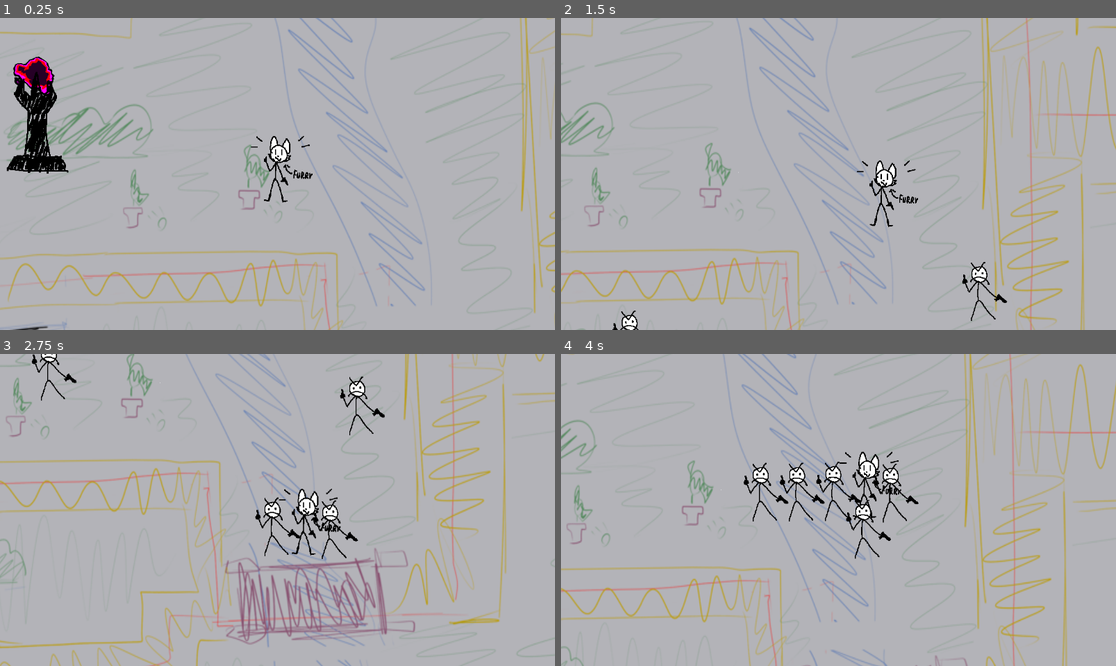
Above: before the commit, frames 1-4 (two rows, left to right).
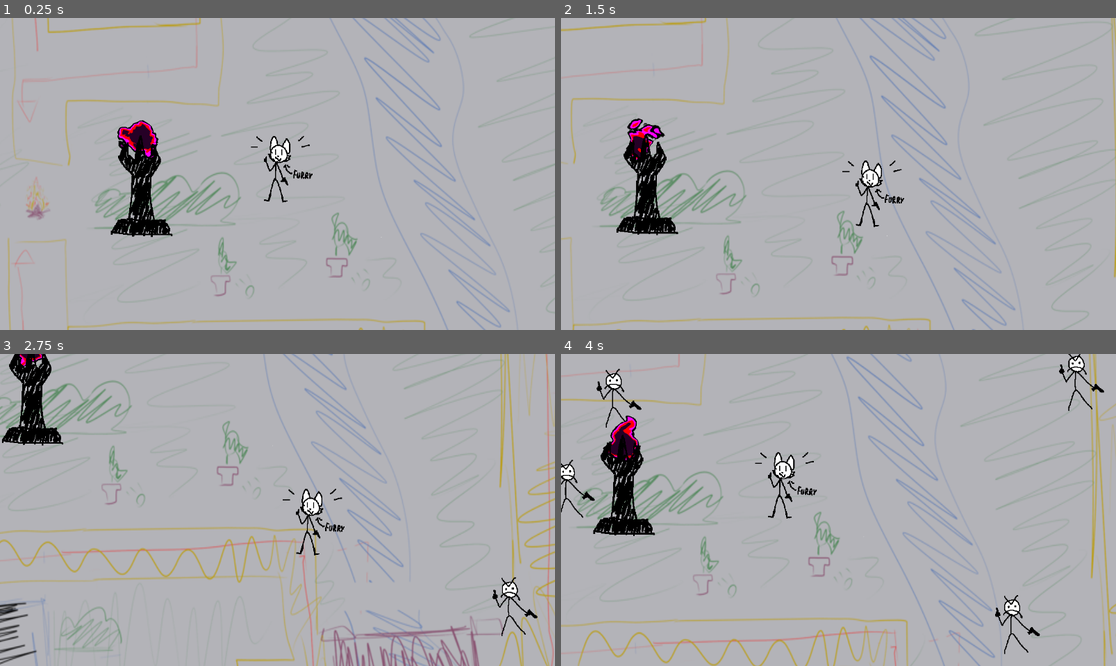
Above: after the commit, the same moments.

Repository: ndvrxd/cultism
Game: Godot game, scene res://scenes/world.tscn
The game is run twice, just before and just after one commit, with the same random seed, the same clock (stepped at 60 frames per second) and the same inputs.
Inputs:
- Up to frame 1 (0.25 s): no input
- Up to frame 2 (1.5 s): hold D (right) 0.53-1.28 s; hold S (down) from 1.28 s (still down)
- Up to frame 3 (2.75 s): release S (down) at 2.03 s; hold D (right) from 2.03 s (still down)
- Up to frame 4 (4 s): release D (right) at 2.78 s; hold W (up) 2.78-3.53 s; hold A (left) from 3.53 s (still down)

The runs differ from the first frame. In frame 1, 14% of the frame differs, in the area x 0-100%, y 0-100%; in frame 2, 14%; in frame 3, 21%; in frame 4, 17%.

Commit message:
Collisions added
Added collisions, this is right after riffs commit with fixed player and enemy movement

Diff:
--- a/cult-game-version-0.1/objects/enemy.tscn
+++ b/cult-game-version-0.1/objects/enemy.tscn
@@ -13,6 +13,7 @@
 wall_min_slide_angle = 0.0
 platform_wall_layers = 15
 script = ExtResource("1_8t12i")
+speed = 200.0
 
 [node name="sprite" type="Sprite2D" parent="."]
 texture_filter = 1
--- a/cult-game-version-0.1/scenes/world.tscn
+++ b/cult-game-version-0.1/scenes/world.tscn
@@ -57,31 +57,80 @@
 a = Vector2(104, 1139)
 b = Vector2(-256, 1161)
 
+[sub_resource type="RectangleShape2D" id="RectangleShape2D_h12cv"]
+size = Vector2(108, 431)
+
+[sub_resource type="RectangleShape2D" id="RectangleShape2D_glsw3"]
+size = Vector2(403, 71)
+
+[sub_resource type="RectangleShape2D" id="RectangleShape2D_ow6ed"]
+size = Vector2(204, 249.5)
+
+[sub_resource type="RectangleShape2D" id="RectangleShape2D_avxda"]
+size = Vector2(561, 249.5)
+
+[sub_resource type="RectangleShape2D" id="RectangleShape2D_32wsm"]
+size = Vector2(107, 154.75)
+
+[sub_resource type="RectangleShape2D" id="RectangleShape2D_tr8j2"]
+size = Vector2(87.5, 256.375)
+
+[sub_resource type="RectangleShape2D" id="RectangleShape2D_dq5sq"]
+size = Vector2(413, 42)
+
+[sub_resource type="SegmentShape2D" id="SegmentShape2D_j6j6s"]
+a = Vector2(372, 955)
+b = Vector2(2, -15)
+
+[sub_resource type="SegmentShape2D" id="SegmentShape2D_of6x6"]
+a = Vector2(239, 947)
+b = Vector2(2, -15)
+
+[sub_resource type="SegmentShape2D" id="SegmentShape2D_u6wox"]
+a = Vector2(46, 209)
+b = Vector2(2, -15)
+
+[sub_resource type="SegmentShape2D" id="SegmentShape2D_0q5ne"]
+a = Vector2(71, 197)
+b = Vector2(-13, -14)
+
+[sub_resource type="SegmentShape2D" id="SegmentShape2D_18wfw"]
+a = Vector2(22, 201)
+b = Vector2(327, 181)
+
+[sub_resource type="SegmentShape2D" id="SegmentShape2D_ab70g"]
+a = Vector2(22, 201)
+b = Vector2(357, 187)
+
+[sub_resource type="RectangleShape2D" id="RectangleShape2D_5uquc"]
+size = Vector2(104, 345)
+
 [node name="world" type="Node2D"]
 
 [node name="Playermapxd" type="Sprite2D" parent="."]
 texture_filter = 2
-position = Vector2(30, -11)
+position = Vector2(-4, -2)
 scale = Vector2(1.94283, 2.36346)
 texture = ExtResource("1_br0cv")
 
-[node name="player" parent="." instance=ExtResource("2_hddls")]
-speed = 400
-accel = 7.0
-
-[node name="enemy" parent="." instance=ExtResource("3_5gkxb")]
+[node name="Node" type="Node2D" parent="."]
+
+[node name="player" parent="Node" instance=ExtResource("2_hddls")]
+position = Vector2(-216, -132)
+
+[node name="enemy" parent="Node" instance=ExtResource("3_5gkxb")]
 position = Vector2(1096, -764)
 
-[node name="enemy2" parent="." instance=ExtResource("3_5gkxb")]
+[node name="enemy2" parent="Node" instance=ExtResource("3_5gkxb")]
 position = Vector2(-756, -936)
 
-[node name="enemy3" parent="." instance=ExtResource("3_5gkxb")]
+[node name="enemy3" parent="Node" instance=ExtResource("3_5gkxb")]
 position = Vector2(-1252, -280)
 
-[node name="enemy4" parent="." instance=ExtResource("3_5gkxb")]
-position = Vector2(-640, 744)
-
-[node name="enemy5" parent="." instance=ExtResource("3_5gkxb")]
+[node name="enemy4" parent="Node" instance=ExtResource("3_5gkxb")]
+position = Vector2(-697, 781)
+
+[node name="enemy5" parent="Node" instance=ExtResource("3_5gkxb")]
 position = Vector2(972, 592)
 
 [node name="test effigy" parent="." instance=ExtResource("4_4fgws")]
@@ -142,6 +191,64 @@
 position = Vector2(339, 361)
 shape = SubResource("SegmentShape2D_k28g8")
 
+[node name="CollisionShape2D14" type="CollisionShape2D" parent="Map Boundaries"]
+position = Vector2(213, -89.5)
+shape = SubResource("RectangleShape2D_h12cv")
+
+[node name="CollisionShape2D19" type="CollisionShape2D" parent="Map Boundaries"]
+position = Vector2(742.5, -230.5)
+shape = SubResource("RectangleShape2D_glsw3")
+
+[node name="CollisionShape2D15" type="CollisionShape2D" parent="Map Boundaries"]
+position = Vector2(366, 1.25)
+shape = SubResource("RectangleShape2D_ow6ed")
+
+[node name="CollisionShape2D16" type="CollisionShape2D" parent="Map Boundaries"]
+position = Vector2(499.5, 978)
+shape = SubResource("RectangleShape2D_avxda")
+
+[node name="CollisionShape2D17" type="CollisionShape2D" parent="Map Boundaries"]
+position = Vector2(833.5, 930.625)
+shape = SubResource("RectangleShape2D_32wsm")
+
+[node name="CollisionShape2D18" type="CollisionShape2D" parent="Map Boundaries"]
+position = Vector2(263, 1229)
+shape = SubResource("RectangleShape2D_tr8j2")
+
+[node name="CollisionShape2D21" type="CollisionShape2D" parent="Map Boundaries"]
+position = Vector2(808, -21)
+rotation = -0.0311743
+shape = SubResource("RectangleShape2D_dq5sq")
+
+[node name="CollisionShape2D20" type="CollisionShape2D" parent="Map Boundaries"]
+position = Vector2(678, -2)
+shape = SubResource("SegmentShape2D_j6j6s")
+
+[node name="CollisionShape2D22" type="CollisionShape2D" parent="Map Boundaries"]
+position = Vector2(930, -1)
+shape = SubResource("SegmentShape2D_of6x6")
+
+[node name="CollisionShape2D23" type="CollisionShape2D" parent="Map Boundaries"]
+position = Vector2(1041, 1111)
+shape = SubResource("SegmentShape2D_u6wox")
+
+[node name="CollisionShape2D24" type="CollisionShape2D" parent="Map Boundaries"]
+position = Vector2(1251, 1104)
+shape = SubResource("SegmentShape2D_0q5ne")
+
+[node name="CollisionShape2D25" type="CollisionShape2D" parent="Map Boundaries"]
+position = Vector2(950, 762)
+shape = SubResource("SegmentShape2D_18wfw")
+
+[node name="CollisionShape2D26" type="CollisionShape2D" parent="Map Boundaries"]
+position = Vector2(967, 900)
+shape = SubResource("SegmentShape2D_ab70g")
+
+[node name="CollisionShape2D27" type="CollisionShape2D" parent="Map Boundaries"]
+position = Vector2(-244, 539.5)
+shape = SubResource("RectangleShape2D_5uquc")
+
 [node name="CanvasLayer" type="CanvasLayer" parent="."]
 
 [node name="PauseMenu" parent="CanvasLayer" instance=ExtResource("5_yfg13")]
+visible = false
Not shown: 1 places in cult-game-version-0.1/scenes/pause.tscn that only renumber resources
Not shown: 1 places in cult-game-version-0.1/scenes/world.tscn that only renumber resources
